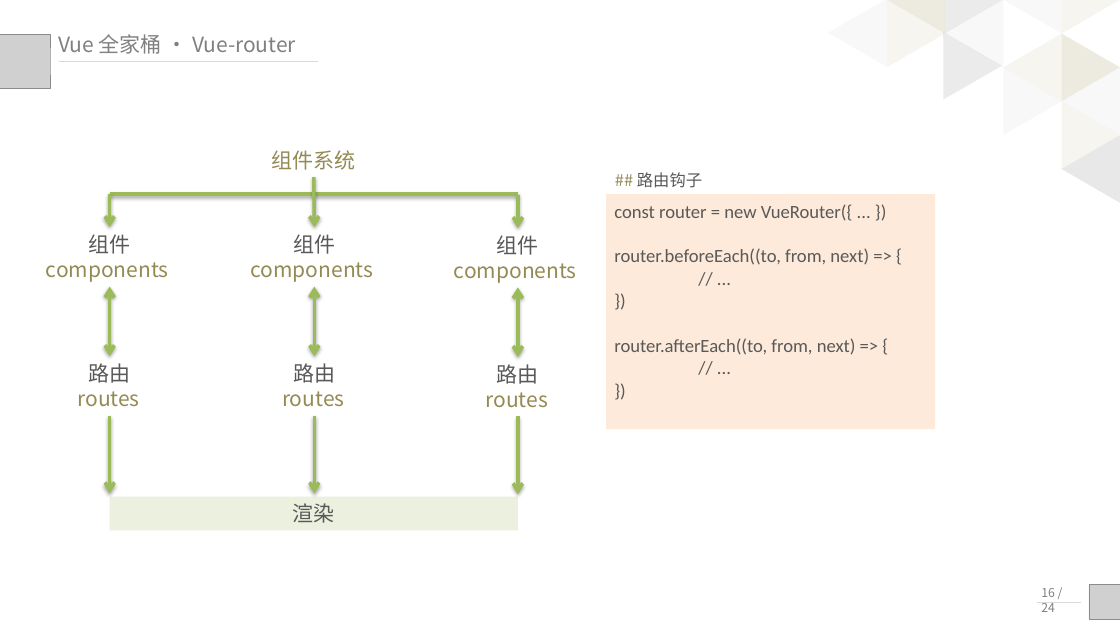
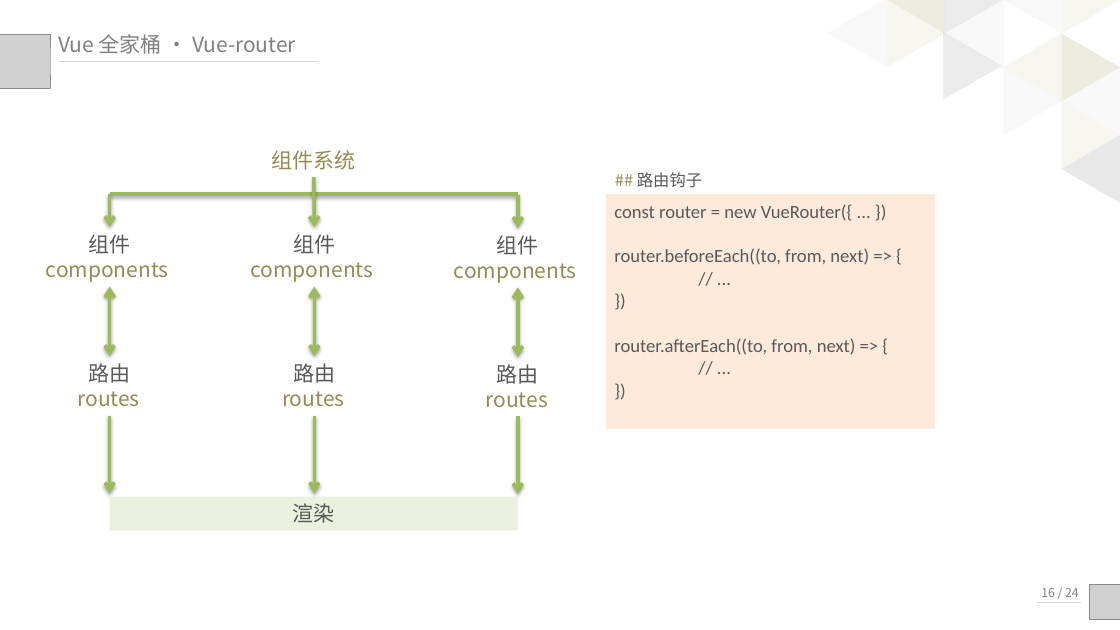
Before and after one commit to palmerye/Vue-Classroom, a slide deck: slide 19 of Presentation/Vue入门+应用.pptx (slide 17 before the commit). Drawn at 1120x630 pixels with LibreOffice and Linux fonts; fonts in the diff are those of the drawing; grey boxes stand for pictures. Boxes give left, top, right and bottom in pixels: in the first picture for what was removed or moved away, otherwise in the second. Text is boxed around its words. In the diff, an @@ line names an element or a change of style, - is before the commit and + after.

```diff
--- a/Presentation/Vue入门+应用.pptx
+++ b/Presentation/Vue入门+应用.pptx
@@ text "16 / 24" rewrapped from bbox=[1041, 588, 1055, 612] to bbox=[1041, 588, 1079, 597] @@
```
Also in this commit, not shown: 16 other slides changed, 2 slides added, 1 other file.
